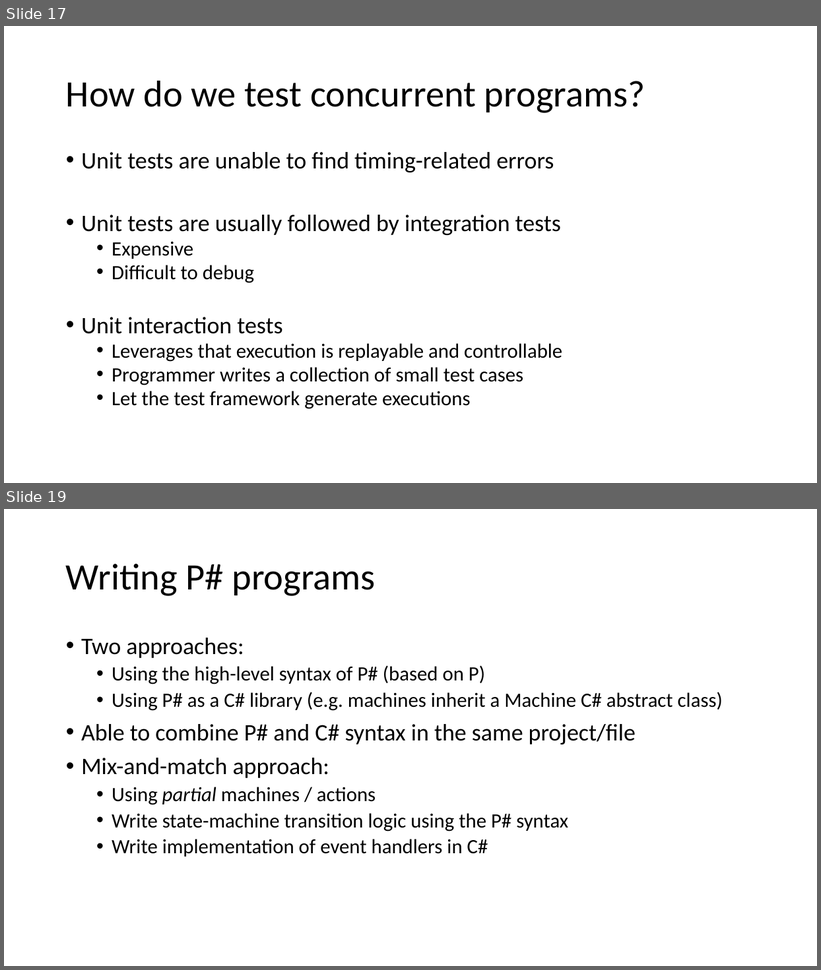
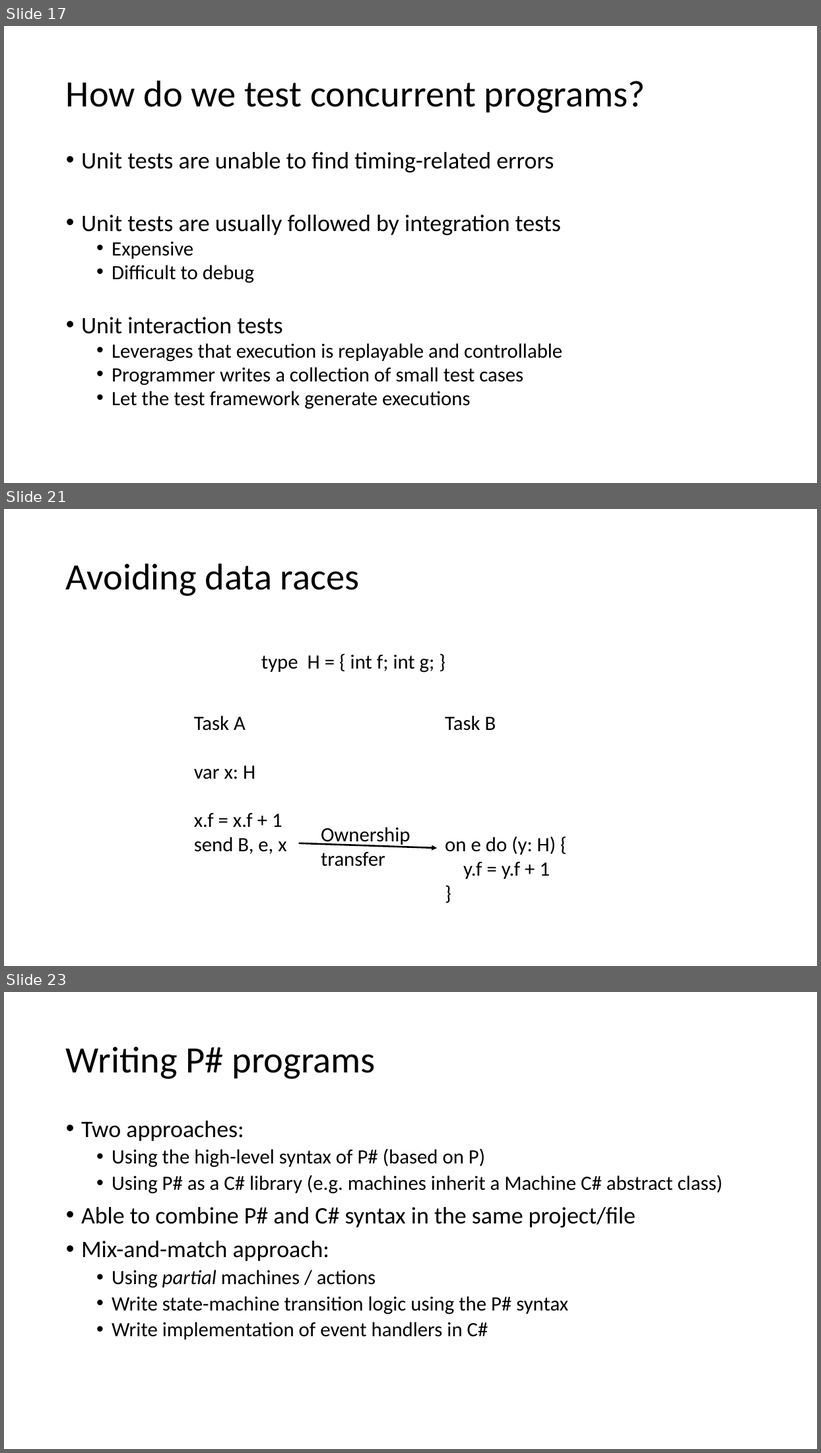
Before and after one commit to p-org/P, a slide deck: Tutorial/P-tutorial.pptx. Shown one above the other, each under a label of ours: slides 17 and 19 before the commit, slides 17, 21 and 23 after it; the slides between them are not shown. The pictures are 821x970 and 821x1453 pixels, drawn with LibreOffice and Linux fonts; fonts in the diff are those of the drawing. Boxes give left, top, right and bottom in pixels: in the first picture for what was removed or moved away, otherwise in the second. Text is boxed around its words. In the diff, an @@ line names an element or a change of style, - is before the commit and + after.

```diff
--- a/Tutorial/P-tutorial.pptx
+++ b/Tutorial/P-tutorial.pptx
@@ slide 21 added at box(4, 509, 817, 966), background #FFFFFF @@
@@ title added at box(66, 563, 360, 596), 44 pt, text #000000 @@
+Avoiding data races
@@ text added at box(261, 655, 435, 673), 24 pt, text #000000 @@
+type H = { int f; int g; }
@@ text added at box(194, 716, 286, 854), 24 pt, text #000000 @@
+Task A
+var x: H
+x.f = x.f + 1
+send B, e, x
@@ text added at box(445, 716, 556, 879), 24 pt, text #000000 @@
+Task B
+on e do (y: H) {
+y.f = y.f + 1
+}
@@ arrow added from (298, 844) to (437, 848), #000000 2 pt @@
@@ text added at box(321, 827, 411, 867), 24 pt, text #000000 @@
+Ownership
+transfer
@@ what was slide 19 is now slide 23 @@
```
Also in this commit, not shown: 2 slides changed, 3 other slides added.
